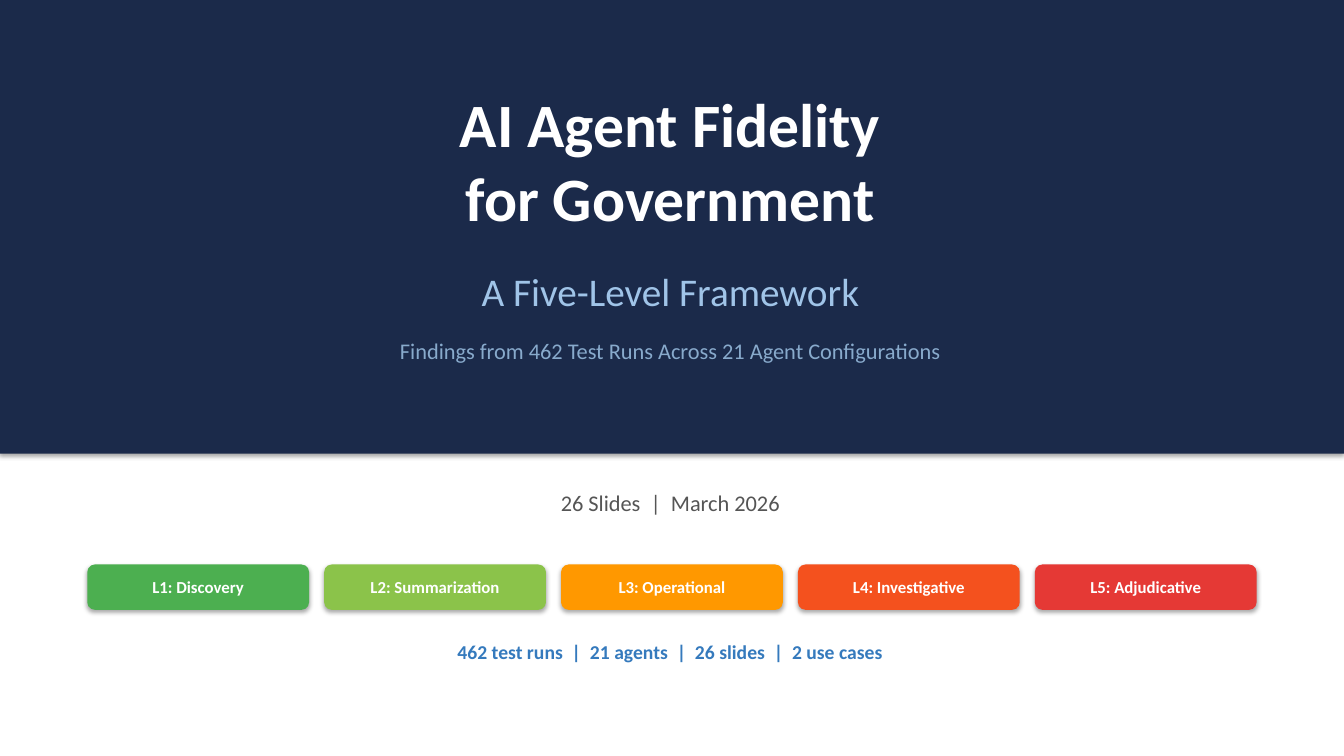
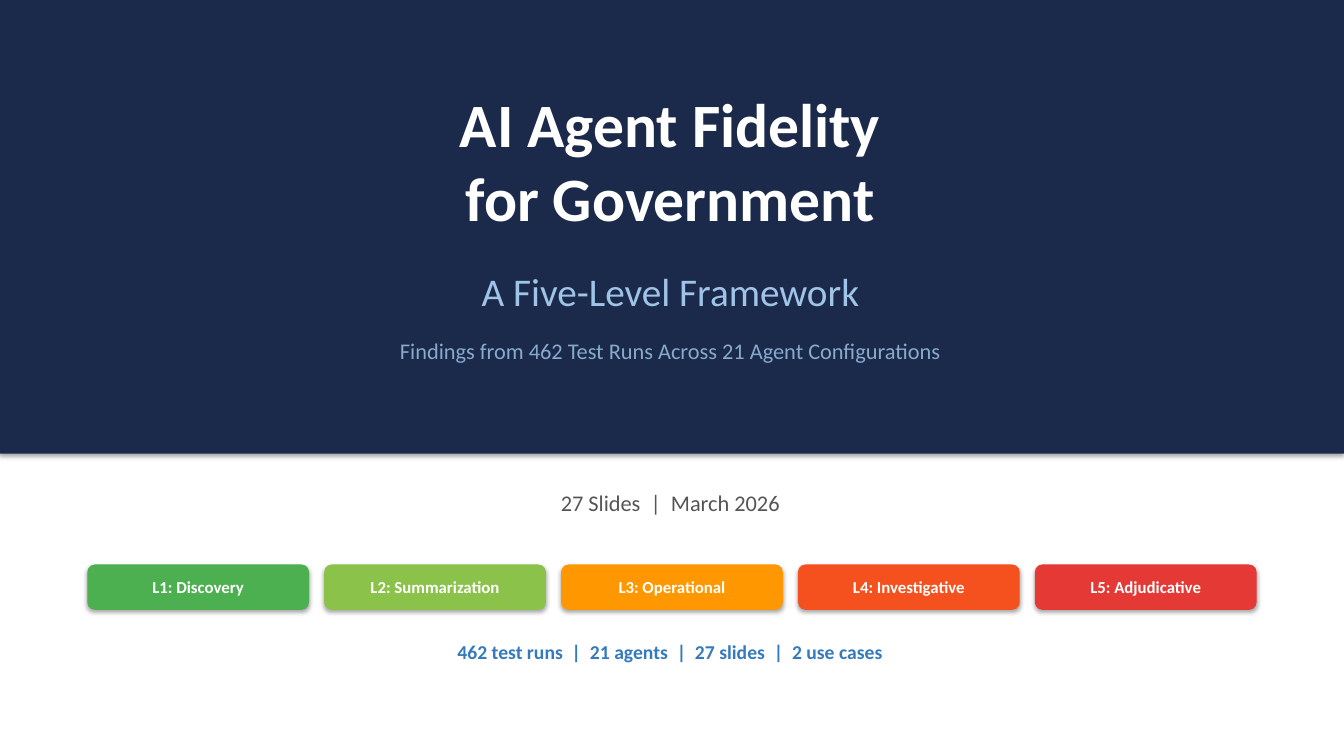
Before and after one commit to pogorman/dss-legal-case-agent, a slide deck: slide 1 of decks/agent-fidelity-spectrum.pptx. Drawn at 1344x756 pixels with LibreOffice and Linux fonts; fonts in the diff are those of the drawing. Boxes give left, top, right and bottom in pixels: in the first picture for what was removed or moved away, otherwise in the second. Text is boxed around its words. In the diff, an @@ line names an element or a change of style, - is before the commit and + after.

```diff
--- a/decks/agent-fidelity-spectrum.pptx
+++ b/decks/agent-fidelity-spectrum.pptx
@@ text at [561, 495, 779, 511]: text changed @@
-26 Slides | March 2026
+27 Slides | March 2026
@@ text at [457, 645, 882, 663]: text changed @@
-462 test runs | 21 agents | 26 slides | 2 use cases
+462 test runs | 21 agents | 27 slides | 2 use cases
```
Also in this commit, not shown: 1 slide added, 1 other file.
